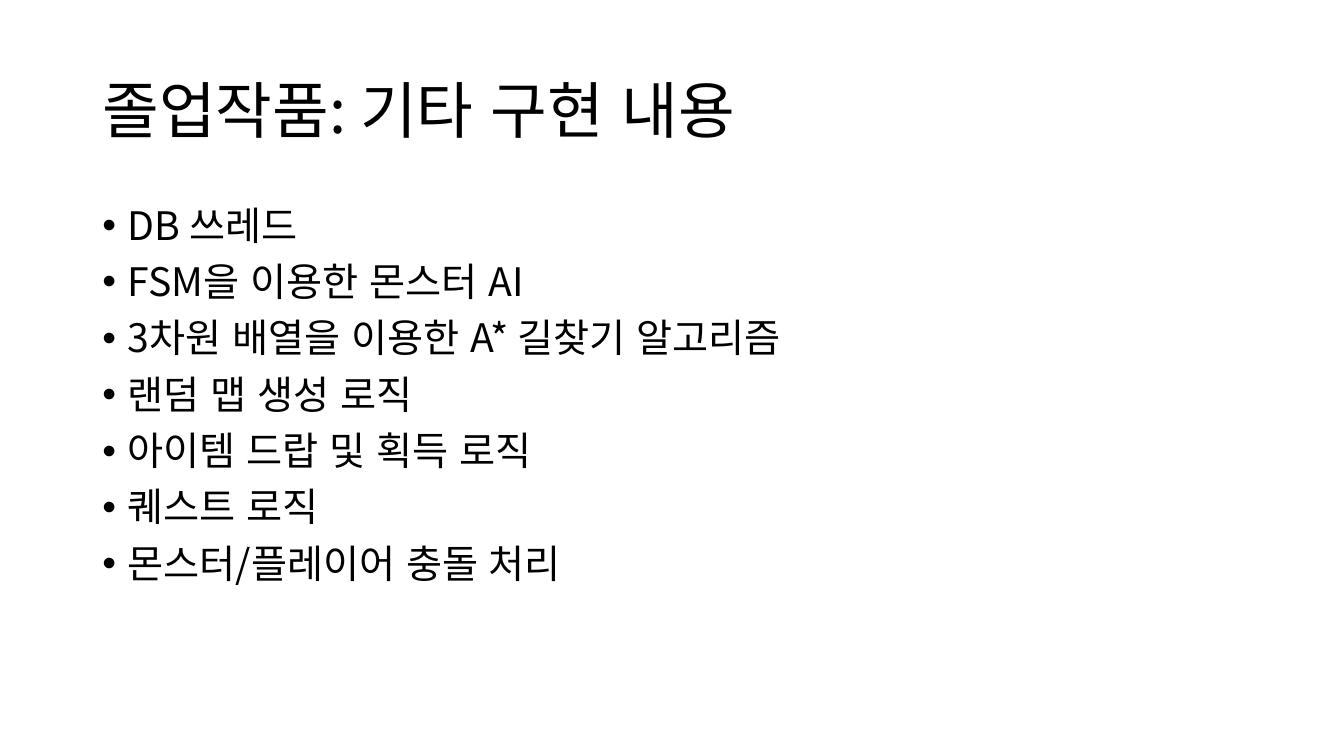
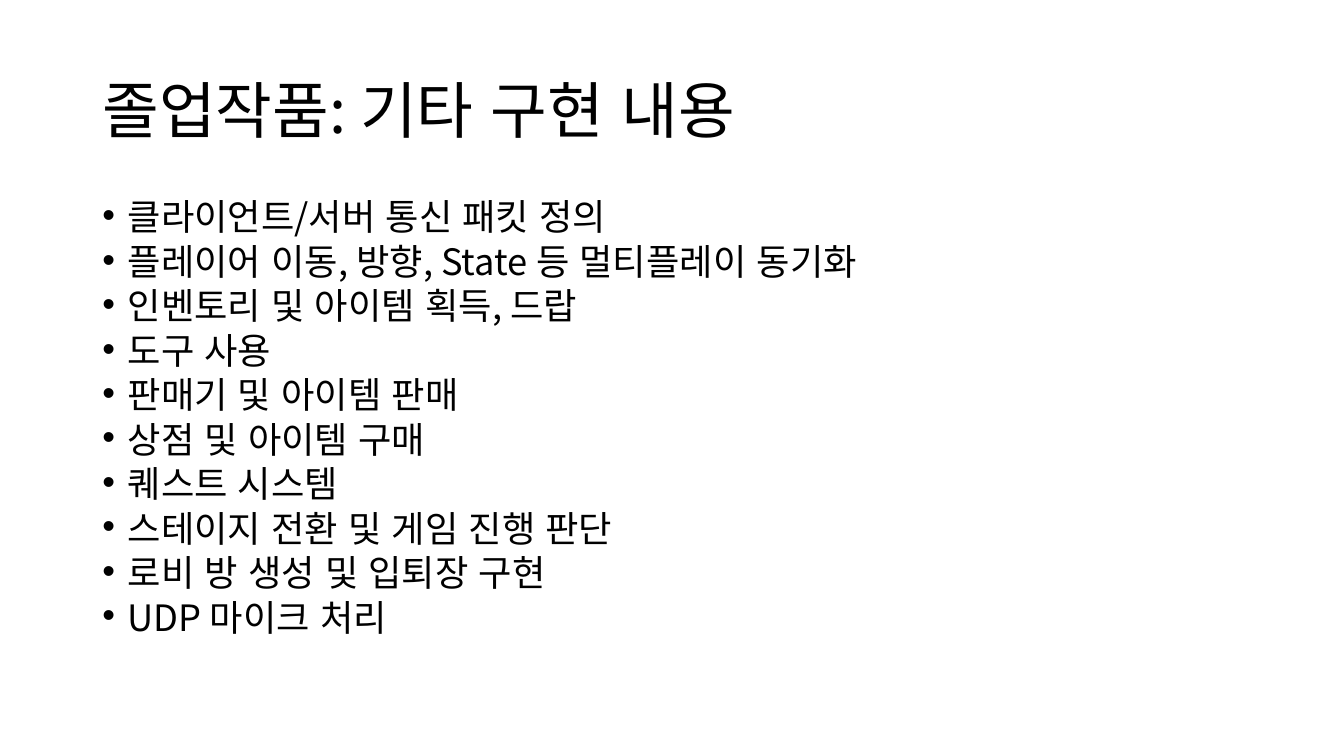
Before and after one commit to kimi5231/B1A2_project, a slide deck: slide 10 of 포트폴리오/임수영/포트폴리오.pptx (slide 6 before the commit). Drawn at 1344x756 pixels with LibreOffice and Linux fonts; fonts in the diff are those of the drawing. Boxes give left, top, right and bottom in pixels: in the first picture for what was removed or moved away, otherwise in the second. Text is boxed around its words. In the diff, an @@ line names an element or a change of style, - is before the commit and + after.

```diff
--- a/포트폴리오/임수영/포트폴리오.pptx
+++ b/포트폴리오/임수영/포트폴리오.pptx
@@ text at bbox=[128, 200, 857, 634]: text changed; size 28 to 25.9 pt @@
-• DB 쓰레드
-• FSM을 이용한 몬스터 AI
-• 3차원 배열을 이용한 A* 길찾기 알고리즘
-• 랜덤 맵 생성 로직
-• 아이템 드랍 및 획득 로직
-• 퀘스트 로직
-• 몬스터/플레이어 충돌 처리
+• 클라이언트/서버 통신 패킷 정의
+• 플레이어 이동, 방향, State 등 멀티플레이 동기화
+• 인벤토리 및 아이템 획득, 드랍
+• 도구 사용
+• 판매기 및 아이템 판매
+• 상점 및 아이템 구매
+• 퀘스트 시스템
+• 스테이지 전환 및 게임 진행 판단
+• 로비 방 생성 및 입퇴장 구현
+• UDP 마이크 처리
```
Also in this commit, not shown: 6 other slides changed, 5 slides added.
